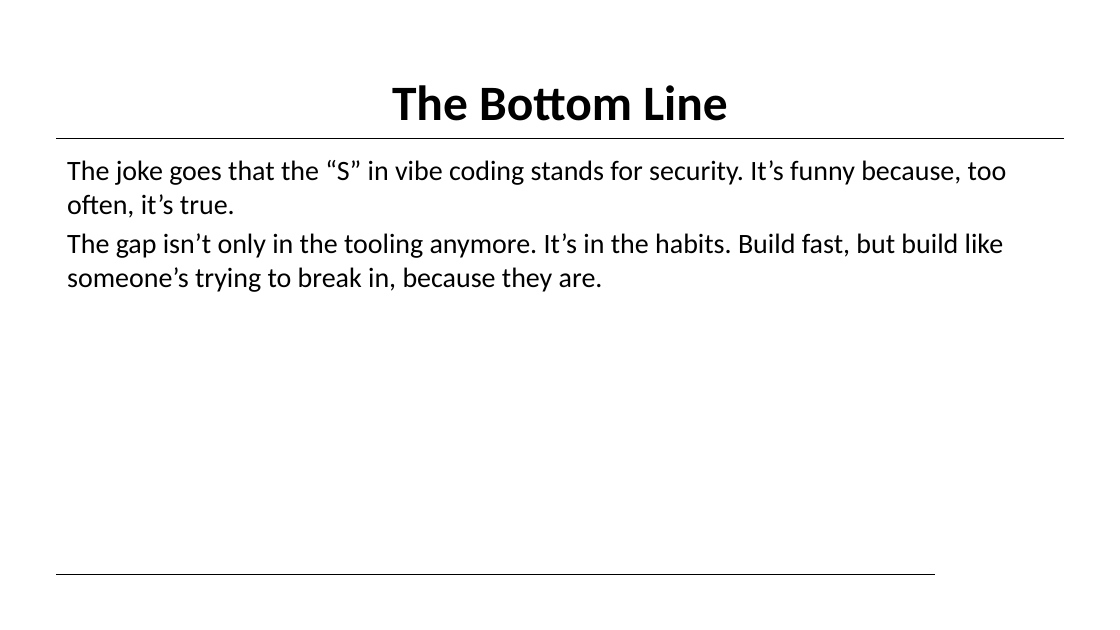
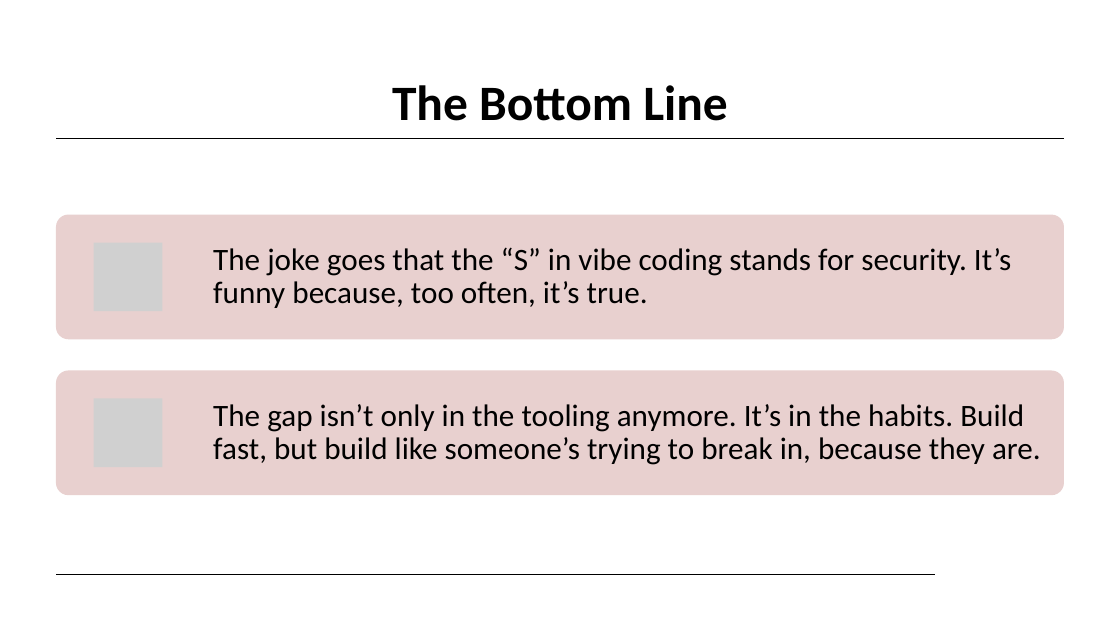
Before and after one commit to ralphke/Agentic-Coding, a slide deck: slide 41 of build/vibe-to-live-deck.pptx (slide 45 before the commit). Drawn at 1120x630 pixels with LibreOffice and Linux fonts; fonts in the diff are those of the drawing; grey boxes stand for pictures; background and template pictures are left out. Boxes give left, top, right and bottom in pixels: in the first picture for what was removed or moved away, otherwise in the second. Text is boxed around its words. In the diff, an @@ line names an element or a change of style, - is before the commit and + after.

```diff
--- a/build/vibe-to-live-deck.pptx
+++ b/build/vibe-to-live-deck.pptx
@@ text at [67, 160, 1007, 218]: paragraph removed @@
-The joke goes that the “S” in vibe coding stands for security. It’s funny because, too often, it’s true.
@@ text "The gap isn’t only in ...": place and size @@
-text "The gap isn’t only in ..." at [67, 160, 1007, 292]
+text "The gap isn’t only in ..." at [213, 404, 1041, 465]
@@ text "The gap isn’t only in ..." at [213, 404, 1041, 465]: size 18 to 20 pt; line spacing 1 to 0.9; more space between paragraphs; vertical alignment top to middle @@
@@ group added at [56, 215, 1064, 495]: 2 rounded rectangles, 2 pictures, 1 text @@
+The joke goes that the “S” in vibe coding stands for security. It’s funny because, too often, it’s true.
```
Also in this commit, not shown: 31 other slides changed, 7 slides removed, 17 other files.
